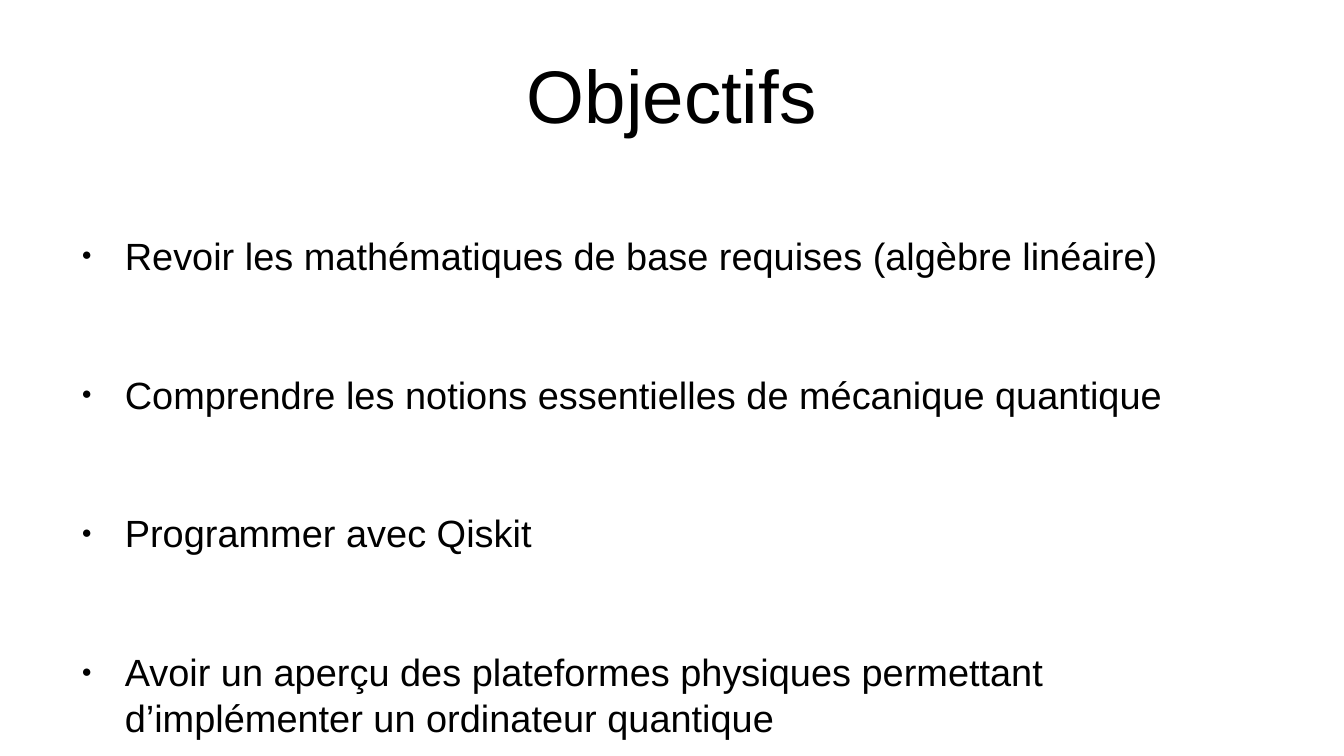
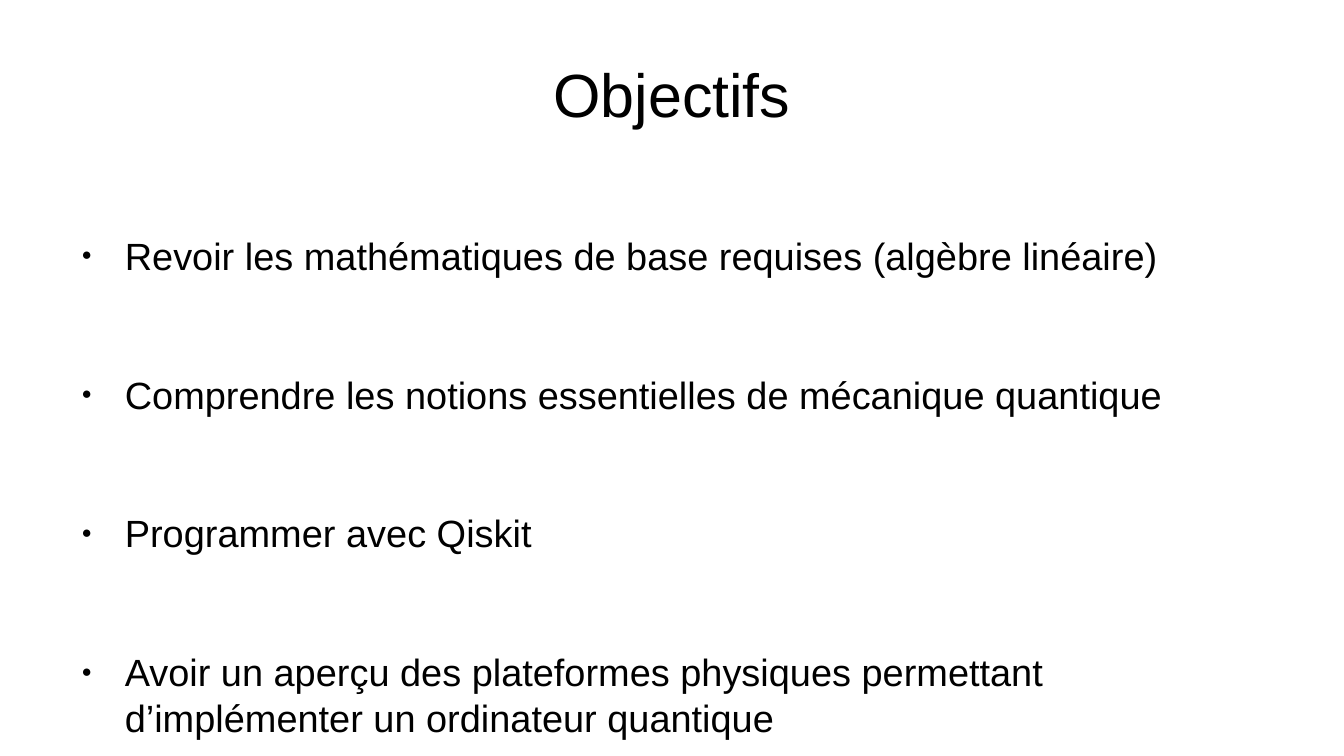
Before and after one commit to mjamotte/quantum_info_DLH, a slide deck: slide 4 of slides/entree_en_matiere.odp. Drawn at 1344x756 pixels with LibreOffice and Linux fonts; fonts in the diff are those of the drawing. Boxes give left, top, right and bottom in pixels: in the first picture for what was removed or moved away, otherwise in the second. Text is boxed around its words. In the diff, an @@ line names an element or a change of style, - is before the commit and + after.

```diff
--- a/slides/entree_en_matiere.odp
+++ b/slides/entree_en_matiere.odp
@@ title "Objectifs" at (553, 72, 790, 128): size 44 to 36 pt @@
```
Also in this commit, not shown: 2 other slides changed, 8 other files.
